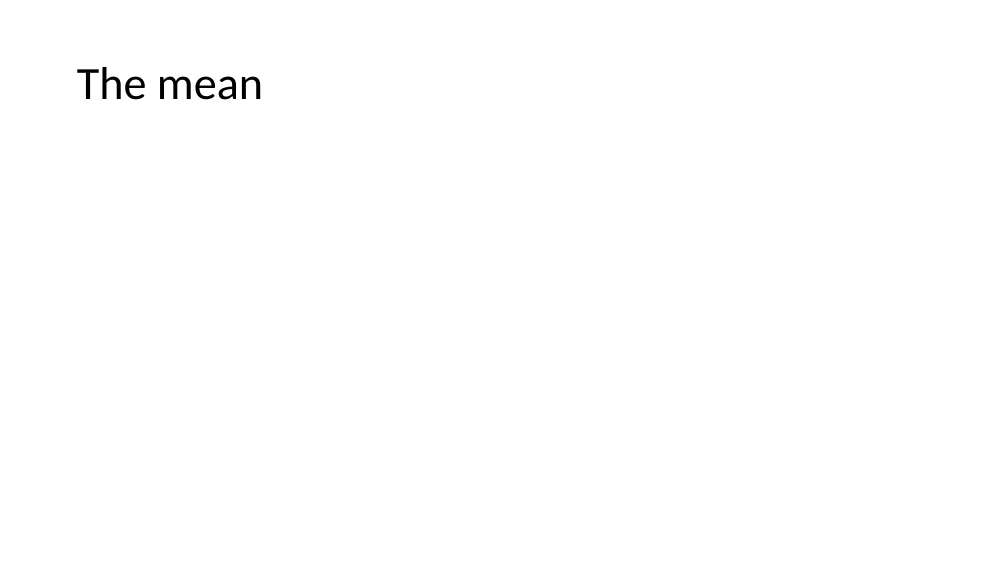
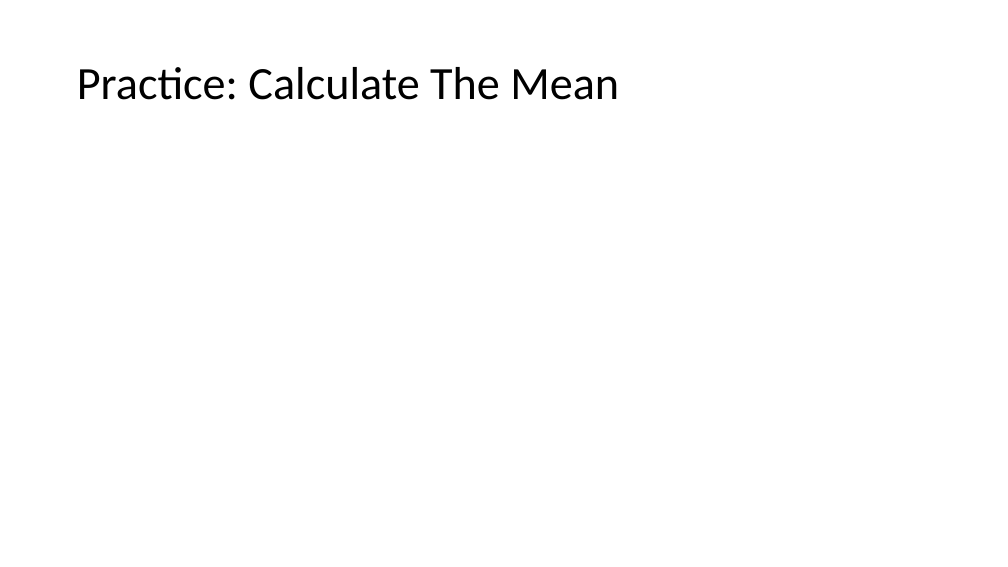
Before and after one commit to Jarred6068/UI_STAT251-03_Spring_2024, a slide deck: slide 9 of docs/lecture_slides/Week 3/Week3_Lecture4_Slides_1_22_2024.pptx (slide 7 before the commit). Drawn at 1008x567 pixels with LibreOffice and Linux fonts; fonts in the diff are those of the drawing; grey boxes stand for pictures. Boxes give left, top, right and bottom in pixels: in the first picture for what was removed or moved away, otherwise in the second. Text is boxed around its words. In the diff, an @@ line names an element or a change of style, - is before the commit and + after.

```diff
--- a/docs/lecture_slides/Week 3/Week3_Lecture4_Slides_1_22_2024.pptx
+++ b/docs/lecture_slides/Week 3/Week3_Lecture4_Slides_1_22_2024.pptx
@@ title at (77,67,619,100): text changed @@
-The mean
+Practice: Calculate The Mean
```
Also in this commit, not shown: 6 other slides changed, 7 slides added, 15 other files.
